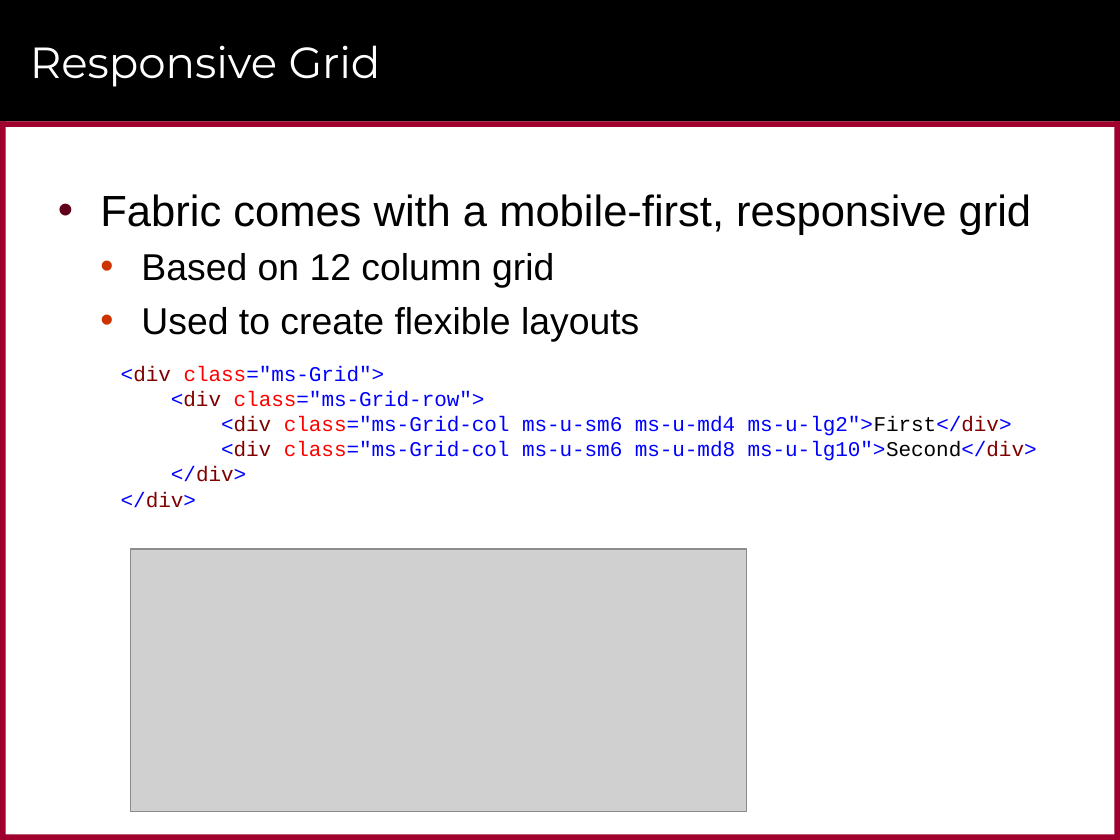
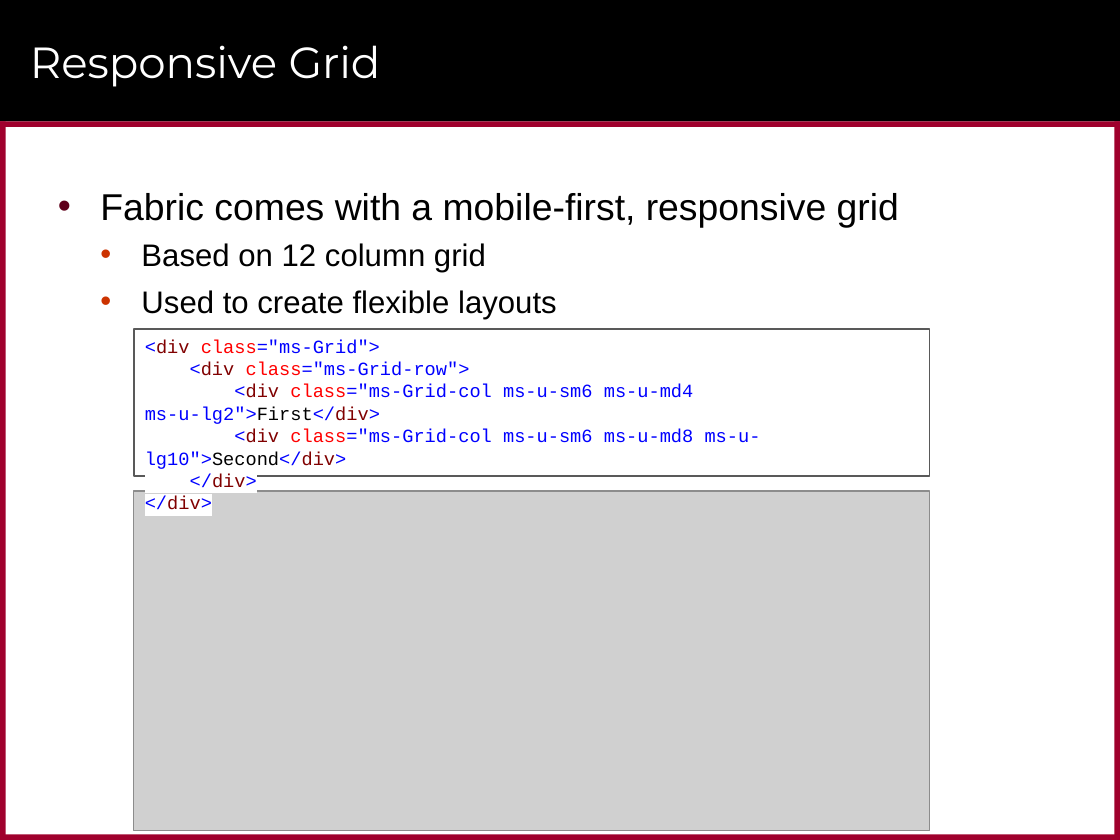
Before and after one commit to CriticalPathTraining/MSD365_Courseware, a slide deck: slide 20 of 05 ReactWebParts.pptx (slide 16 before the commit). Drawn at 1120x840 pixels with LibreOffice and Linux fonts; fonts in the diff are those of the drawing; grey boxes stand for pictures; background and template pictures are left out. Boxes give left, top, right and bottom in pixels: in the first picture for what was removed or moved away, otherwise in the second. Text is boxed around its words. In the diff, an @@ line names an element or a change of style, - is before the commit and + after.

```diff
--- a/05 ReactWebParts.pptx
+++ b/05 ReactWebParts.pptx
@@ text "Fabric comes with a mobile-first, ..." at bbox=[100, 193, 899, 319]: size 28 to 24 pt in "Fabric comes with a mobile-first, responsive grid"; size 24 to 20 pt in "Based on 12 column grid", "Used to create flexible layouts" @@
@@ rectangle "<div class="ms-Grid">": place and size @@
-rectangle "<div class="ms-Grid">" at bbox=[121, 366, 1037, 508]
+rectangle "<div class="ms-Grid">" at bbox=[133, 329, 930, 476]
@@ rectangle "<div class="ms-Grid">" at bbox=[133, 329, 930, 476]: size 13.5 to 12 pt, letter outline none to #000000 0.75 pt; outline none to #595959 1 pt @@
@@ picture: place and size @@
-picture at bbox=[131, 549, 747, 812]
+picture at bbox=[133, 491, 930, 830]
```
Also in this commit, not shown: 4 other slides changed, 24 slides added, 4 slides removed, 4 other files.
